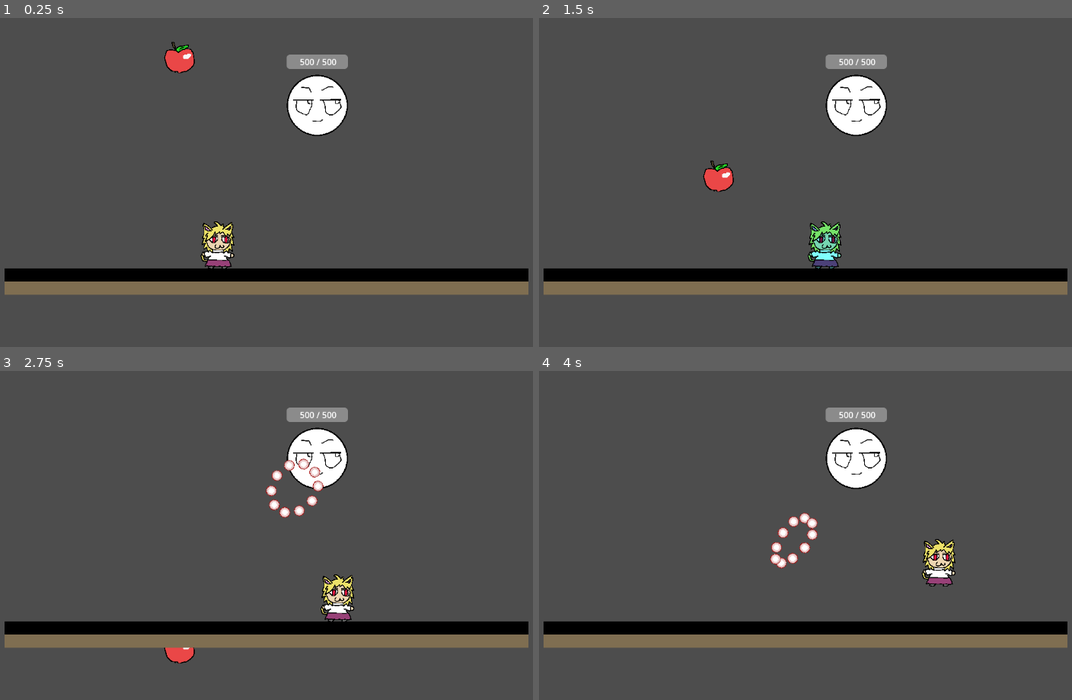
Above: before the commit, frames 1-4 (two rows, left to right).
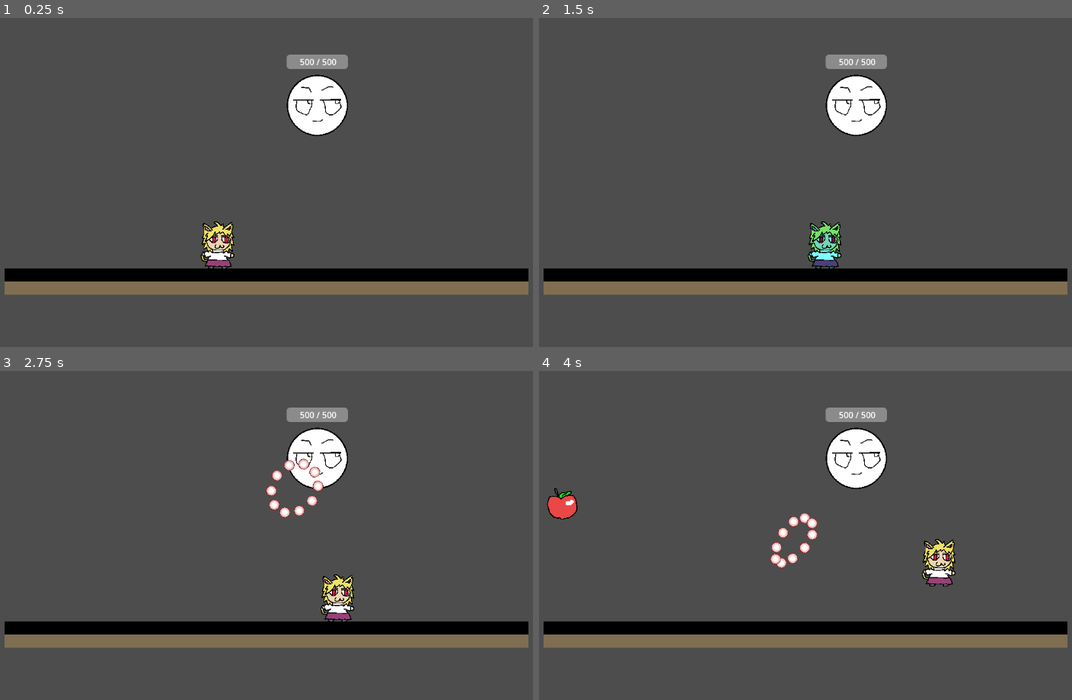
Above: after the commit, the same moments.

Repository: bagelcat11/touhou-test
Game: Godot game, scene res://scenes/level.tscn
Same seed, same stepped clock (60 frames per second), same inputs: the game is played once before the commit and once after it.
Inputs (mouse positions are in pixels of both pictures, inside the frame that each line leads up to):
- Up to frame 1 (0.25 s): no input
- Up to frame 2 (1.5 s): move the mouse to (949, 159) at 0.52 s; hold Right (move_right) 0.53-1.28 s; hold X (basket) 0.53-1.28 s; tap Up (jump) at 0.77 s; move the mouse to (693, 192) at 1.27 s; hold Left (move_left) from 1.28 s (still down); tap C (dash) at 1.35 s
- Up to frame 3 (2.75 s): tap Up (jump) at 1.52 s; move the mouse to (335, 453) at 2.02 s; release Left (move_left) at 2.03 s; hold Right (move_right) from 2.03 s (still down); hold Down (drop_through) from 2.03 s (still down)
- Up to frame 4 (4 s): move the mouse to (784, 598) at 2.77 s; release Down (drop_through) at 2.78 s; tap Z (shoot) at 2.85 s; tap Up (jump) at 3.02, 3.77 s; move the mouse to (997, 581) at 3.52 s; release Right (move_right) at 3.53 s; hold Left (move_left) from 3.53 s (still down); hold O from 3.53 s (still down)

The runs differ from the first frame. In frame 1, 0.4% of the frame differs, in the area x 30-37%, y 7-17%; in frame 2, 0.4%; in frame 3, 0.2%; in frame 4, 0.4%.

Commit message:
harvestable spawning area and timer implemented

Diff:
--- a/scenes/harvestable_spawner.tscn
+++ b/scenes/harvestable_spawner.tscn
@@ -13,3 +13,7 @@
 curve = SubResource("Curve2D_ghh7l")
 script = ExtResource("1_vqhxk")
 harv_scene = ExtResource("2_g22r2")
+
+[node name="spawn_timer" type="Timer" parent="."]
+
+[connection signal="timeout" from="spawn_timer" to="." method="_on_spawn_timer_timeout"]
--- a/scenes/level.tscn
+++ b/scenes/level.tscn
@@ -9,7 +9,7 @@
 [ext_resource type="Script" path="res://addons/BulletUpHell/SpawnPatterns/PatternCircle.gd" id="7_pqyis"]
 [ext_resource type="Script" path="res://addons/BulletUpHell/Bullet/animStates.gd" id="8_dmynt"]
 [ext_resource type="Script" path="res://addons/BulletUpHell/Bullet/BulletProps.gd" id="9_rgqrd"]
-[ext_resource type="PackedScene" uid="uid://du7k00aen2ro8" path="res://scenes/harvestable.tscn" id="10_5s6qu"]
+[ext_resource type="PackedScene" uid="uid://clogeja8mxgkc" path="res://scenes/harvestable_spawner.tscn" id="10_frb73"]
 
 [sub_resource type="RectangleShape2D" id="RectangleShape2D_8275x"]
 size = Vector2(992, 49)
@@ -184,5 +184,4 @@
 
 [node name="Sprite2D" type="Sprite2D" parent="."]
 
-[node name="test appel" parent="." instance=ExtResource("10_5s6qu")]
-position = Vector2(396, 55)
+[node name="harvestable_spawner" parent="." instance=ExtResource("10_frb73")]
--- a/scripts/harvestable_spawner.gd
+++ b/scripts/harvestable_spawner.gd
@@ -1,12 +1,25 @@
 extends Path2D
 
 @export var harv_scene : PackedScene
+var rng = RandomNumberGenerator.new()
 
 # Called when the node enters the scene tree for the first time.
 func _ready() -> void:
 	pass # Replace with function body.
+	$spawn_timer.start(3)
 
 
 # Called every frame. 'delta' is the elapsed time since the previous frame.
-func _process(delta: float) -> void:
+func _physics_process(delta: float) -> void:
 	pass
+
+
+func spawn_harvestable():
+	var harv_obj = harv_scene.instantiate()
+	harv_obj.position = Vector2(100, 100)
+	owner.add_child(harv_obj)
+
+
+func _on_spawn_timer_timeout() -> void:
+	spawn_harvestable()
+	$spawn_timer.start(rng.randi_range(1, 5))
